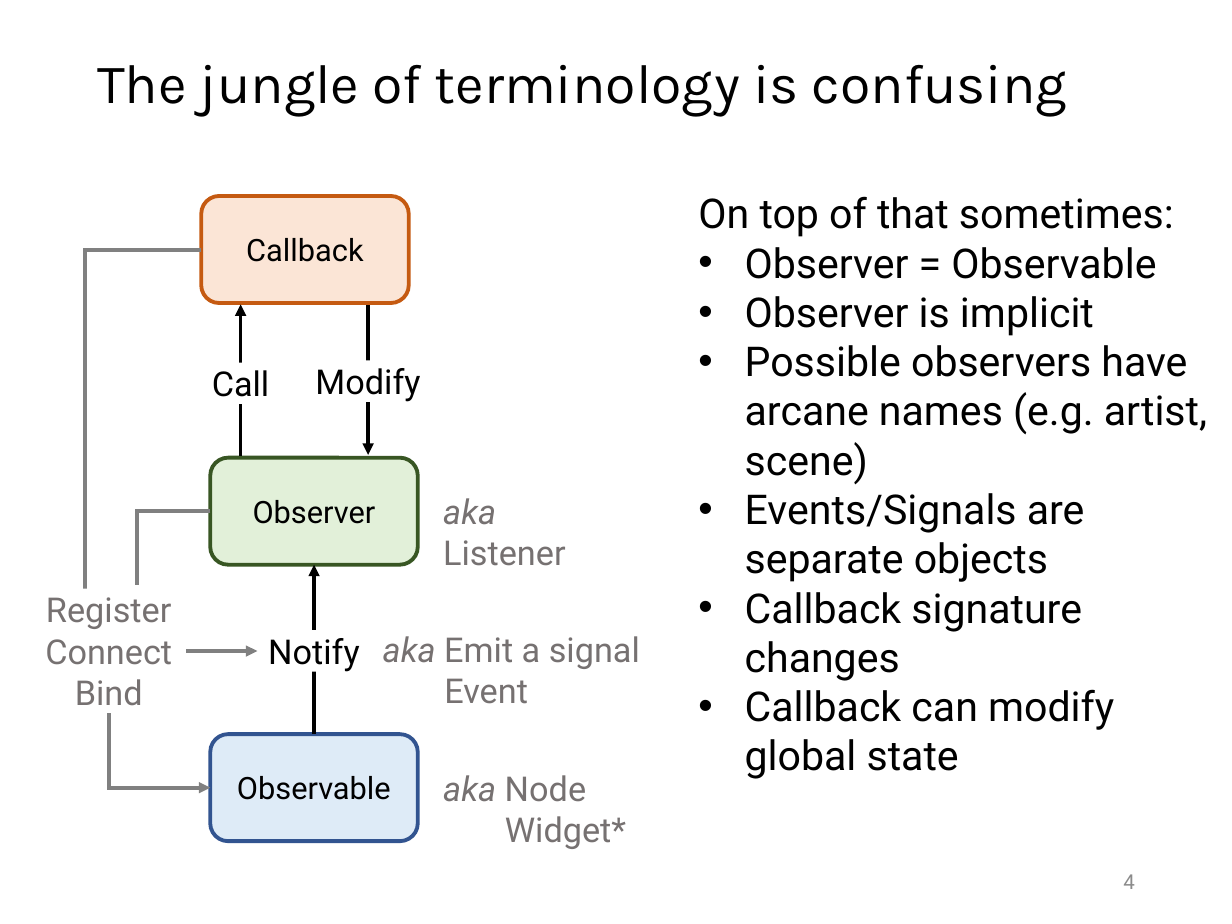
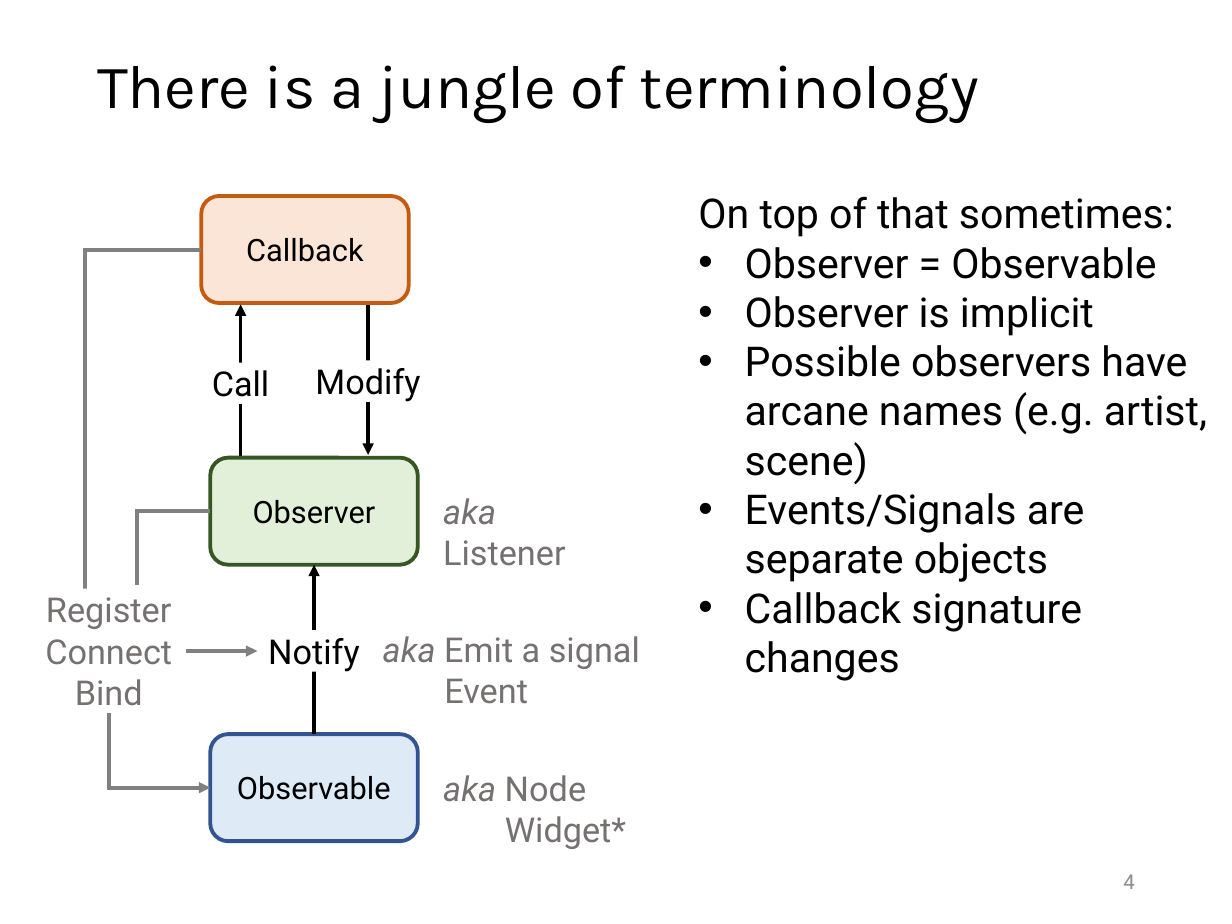
Before and after one commit to Kolaru/SimpleInteractiveExamples, a slide deck: slide 4 of CUISummerSchool2022.pptx. Drawn at 1232x924 pixels with LibreOffice and Linux fonts; fonts in the diff are those of the drawing. Boxes give left, top, right and bottom in pixels: in the first picture for what was removed or moved away, otherwise in the second. Text is boxed around its words. In the diff, an @@ line names an element or a change of style, - is before the commit and + after.

```diff
--- a/CUISummerSchool2022.pptx
+++ b/CUISummerSchool2022.pptx
@@ title at <box>97,65,979,123</box>: text changed; size 32.4 to 36 pt @@
-The jungle of terminology is confusing
+There is a jungle of terminology
@@ text at <box>745,689,1114,779</box>: paragraph removed @@
-• Callback can modify global state
```
Also in this commit, not shown: 3 other slides changed, 2 slides added, 1 slide removed.
